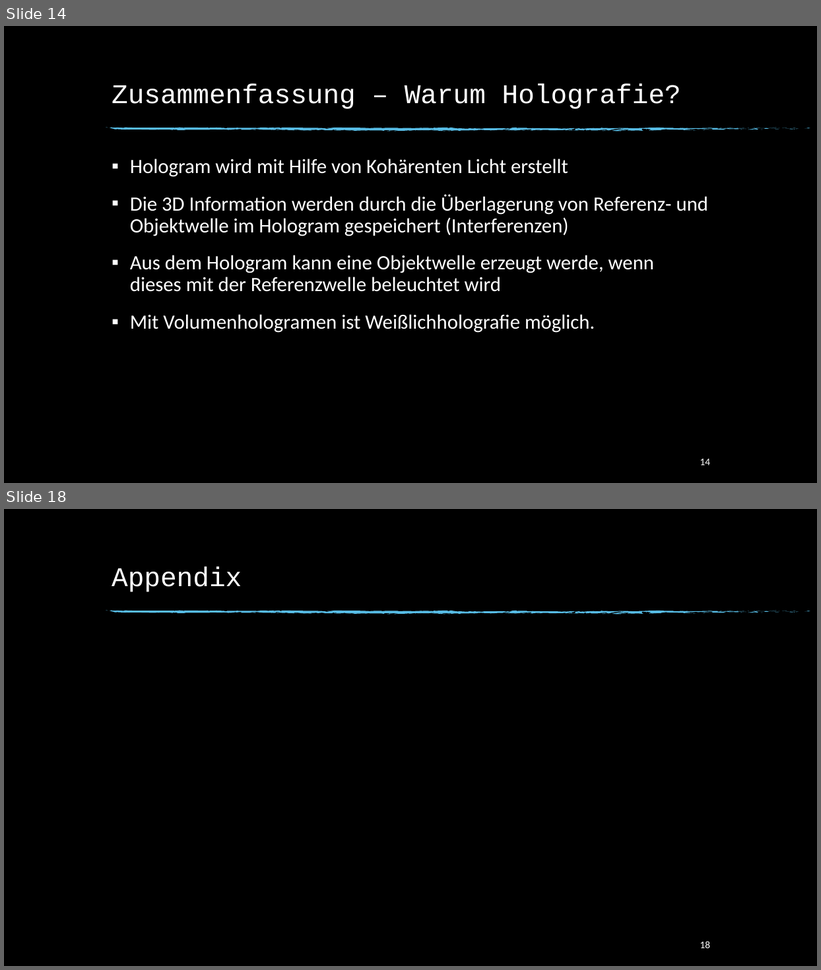
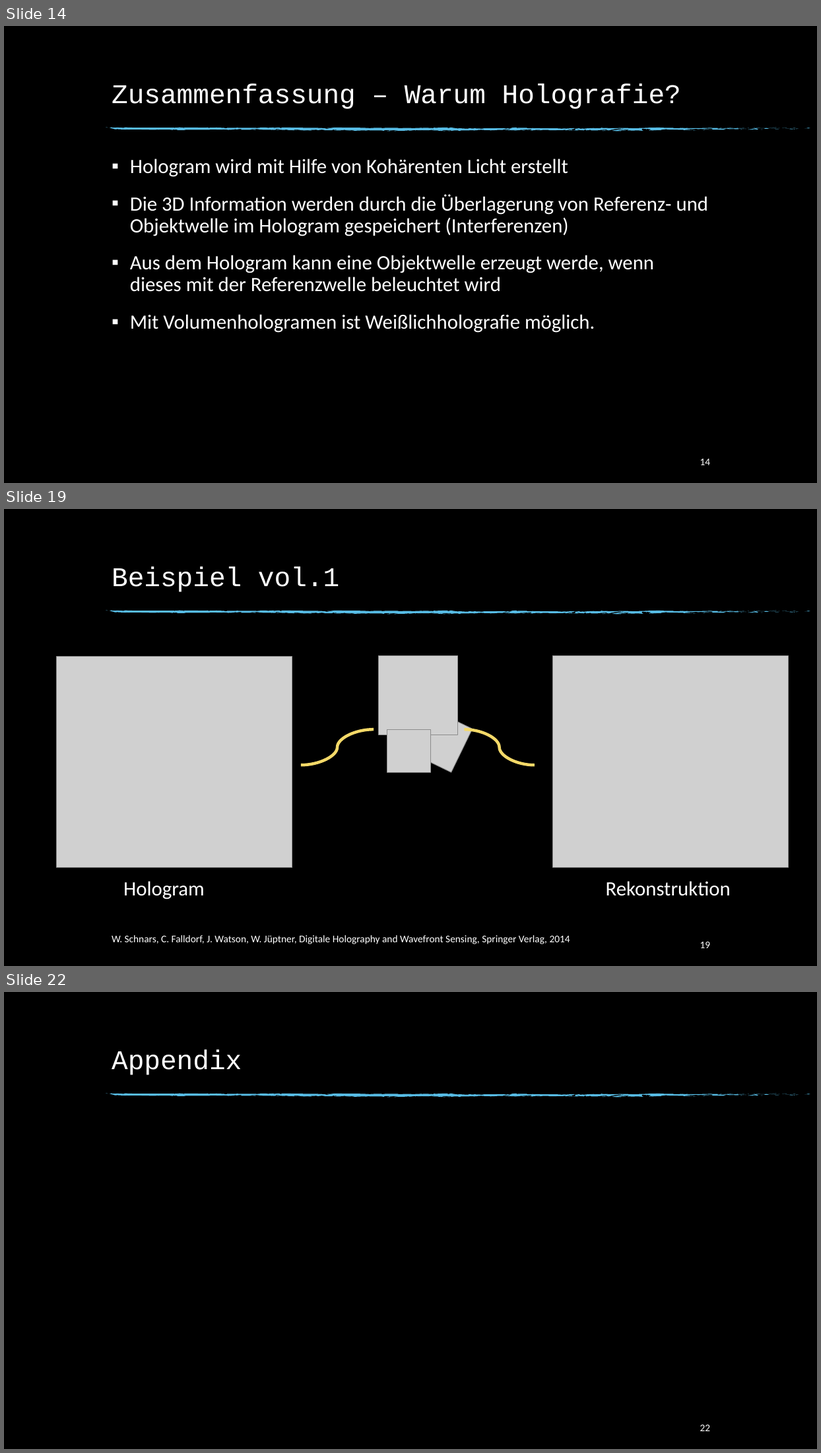
Before and after one commit to beckstev/presentations, a slide deck: holography/holography_presentation.pptx. Shown one above the other, each under a label of ours: slides 14 and 18 before the commit, slides 14, 19 and 22 after it; the slides between them are not shown. The pictures are 821x970 and 821x1453 pixels, drawn with LibreOffice and Linux fonts; fonts in the diff are those of the drawing; grey boxes stand for pictures; background and template pictures are left out. Boxes give left, top, right and bottom in pixels: in the first picture for what was removed or moved away, otherwise in the second. Text is boxed around its words. In the diff, an @@ line names an element or a change of style, - is before the commit and + after.

Commit message:
Worked on holography presentation

```diff
--- a/holography/holography_presentation.pptx
+++ b/holography/holography_presentation.pptx
@@ slide 19 added at (4, 509, 817, 966), background picture (left out); not listed: 74 template elements that a slide beside it also shows @@
@@ title added at (112, 566, 339, 592), 32 pt, text #FFFFFF @@
+Beispiel vol.1
@@ picture added at (56, 657, 292, 868) @@
@@ picture added at (378, 656, 458, 735) @@
@@ picture added at (553, 656, 789, 867) @@
@@ picture added at (408, 708, 472, 773) @@
@@ curved line added from (301, 765) to (374, 730), #F4D968 3.5 pt @@
@@ picture added at (387, 730, 431, 773) @@
@@ curved line added from (535, 765) to (465, 730), #F4D968 3.5 pt @@
@@ text added at (123, 881, 205, 900), 24 pt, text #FFFFFF @@
+Hologram
@@ text added at (606, 881, 731, 896), 24 pt, text #FFFFFF @@
+Rekonstruktion
@@ text added at (112, 935, 570, 945), 12 pt, text #FFFFFF @@
+W. Schnars, C. Falldorf, J. Watson, W. Jüptner, Digitale Holography and Wavefront Sensing, Springer Verlag, 2014
@@ page number added at (700, 942, 711, 949), 12 pt, text #FFFFFF @@
+19
@@ what was slide 18 is now slide 22 @@
@@ page number at (700, 1425, 711, 1432): text changed @@
-18
+22
```
Also in this commit, not shown: 1 slide changed, 6 other slides added, 3 slides removed.
